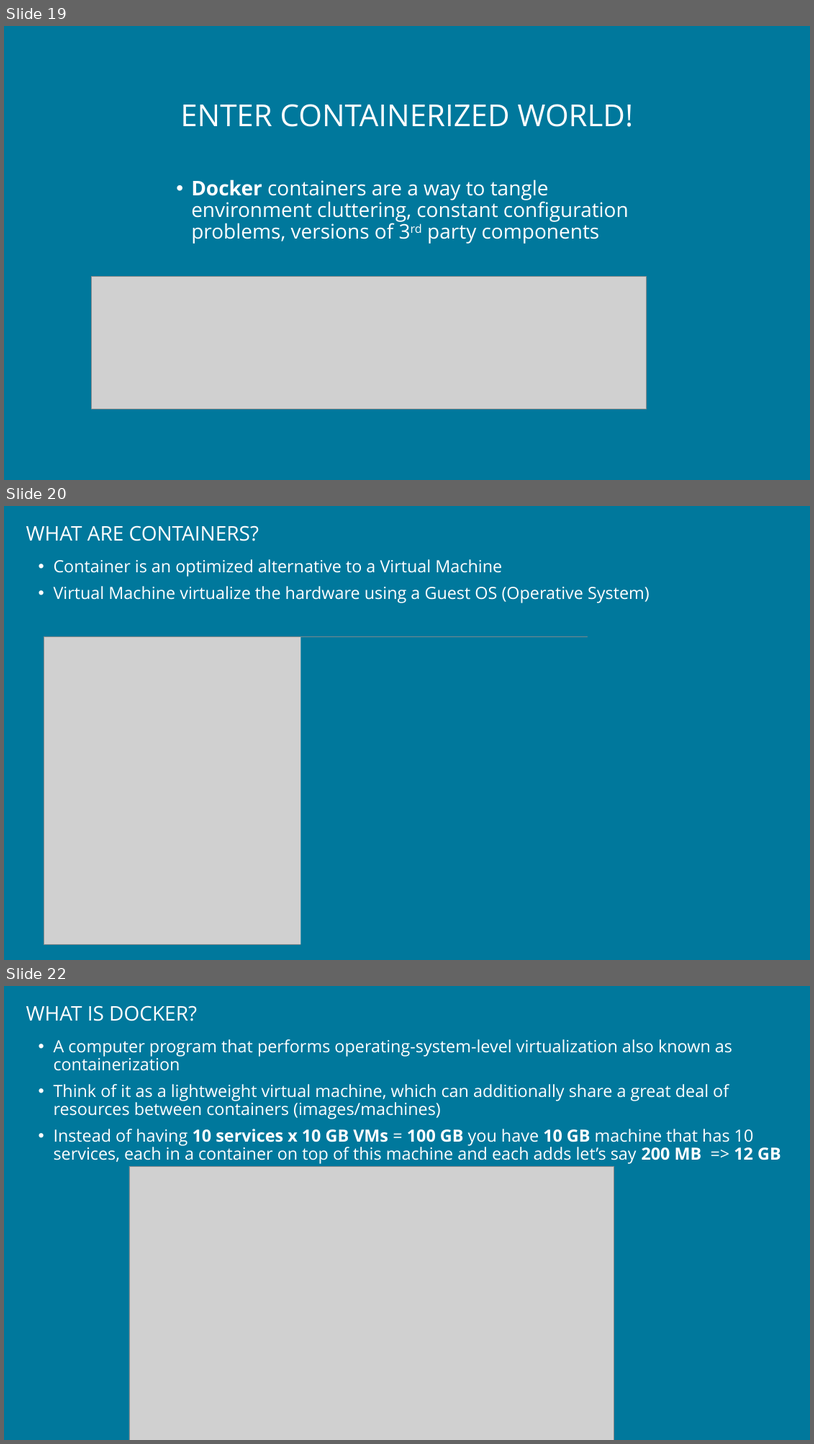
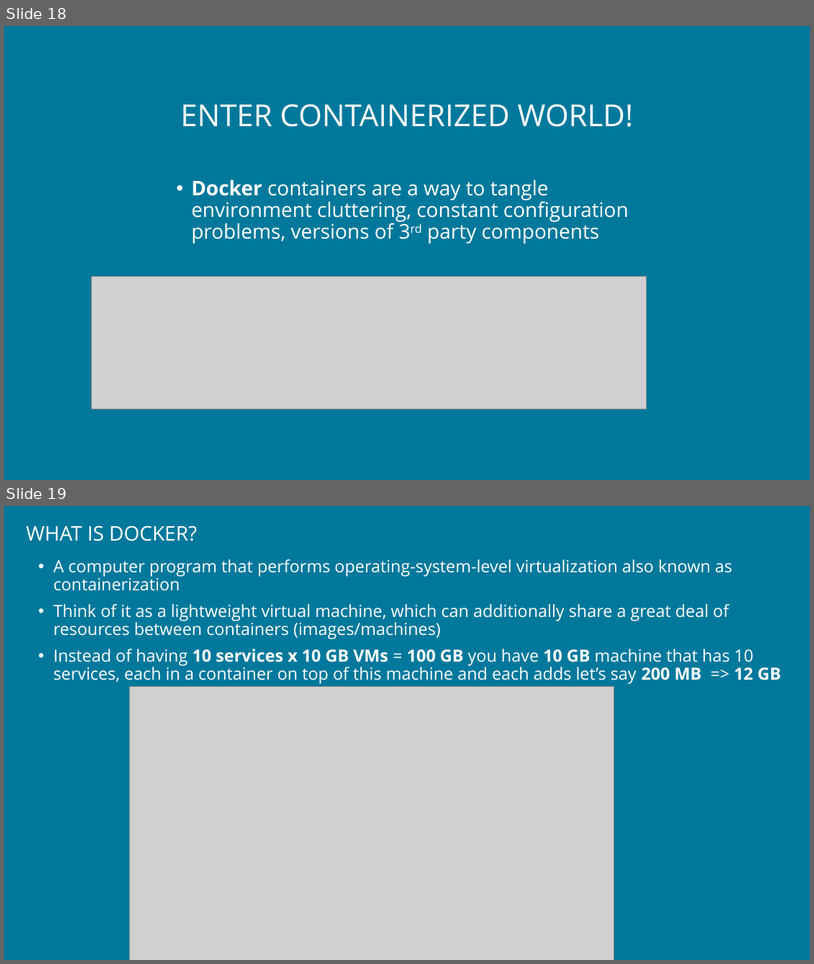
Before and after one commit to PawelTroka/Kubernetes-and-microservices-as-an-easy-way-to-build-scalable-solutions, a slide deck: Kubernetes & microservices as an easy way to build scalable solutions - short.pptx. Shown one above the other, each under a label of ours: slides 19, 20 and 22 before the commit, slides 18 and 19 after it; the slides between them are not shown. The pictures are 814x1444 and 814x964 pixels, drawn with LibreOffice and Linux fonts; fonts in the diff are those of the drawing; grey boxes stand for pictures; background and template pictures are left out. Boxes give left, top, right and bottom in pixels: in the first picture for what was removed or moved away, otherwise in the second. Text is boxed around its words. In the diff, an @@ line names an element or a change of style, - is before the commit and + after.

```diff
--- a/Kubernetes & microservices as an easy way to build scalable solutions - short.pptx
+++ b/Kubernetes & microservices as an easy way to build scalable solutions - short.pptx
@@ slide 20 removed at bbox=[4, 506, 810, 960], background #00789C @@
@@ title removed at bbox=[26, 525, 259, 541] @@
-WHAT ARE CONTAINERS?
@@ text removed at bbox=[54, 559, 650, 603] @@
-• Container is an optimized alternative to a Virtual Machine
-• Virtual Machine virtualize the hardware using a Guest OS (Operative System)
@@ picture removed at bbox=[44, 637, 587, 944] @@
@@ rectangle removed at bbox=[301, 637, 597, 953] @@
@@ what was slide 19 is now slide 18 @@
@@ what was slide 22 is now slide 19 @@
```
Also in this commit, not shown: 2 slides changed, 2 other slides removed.
